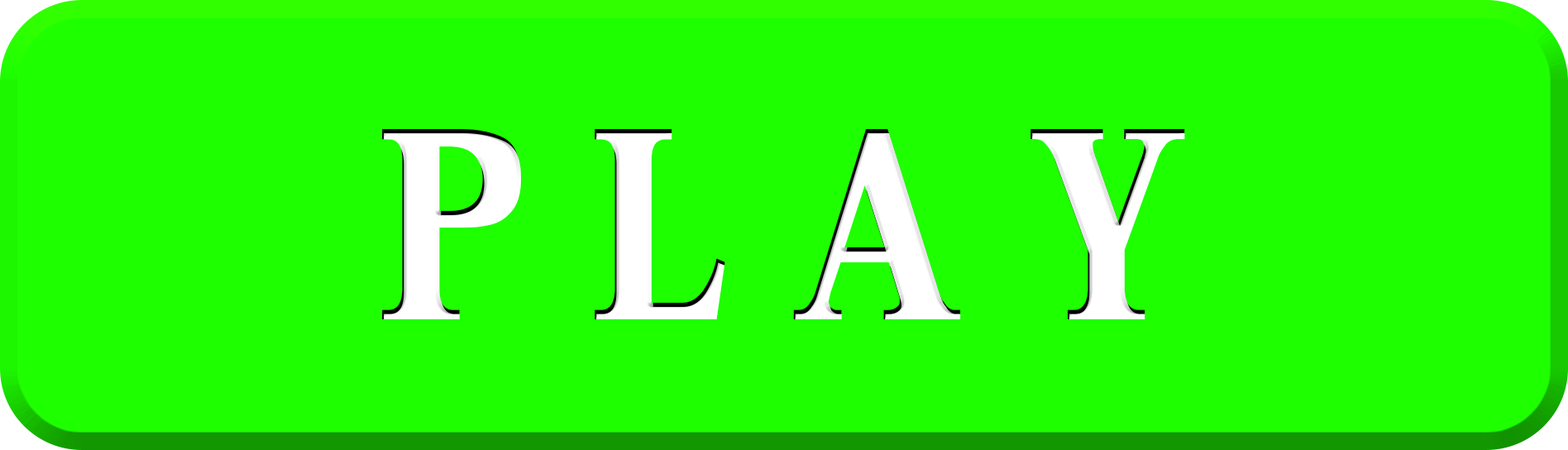
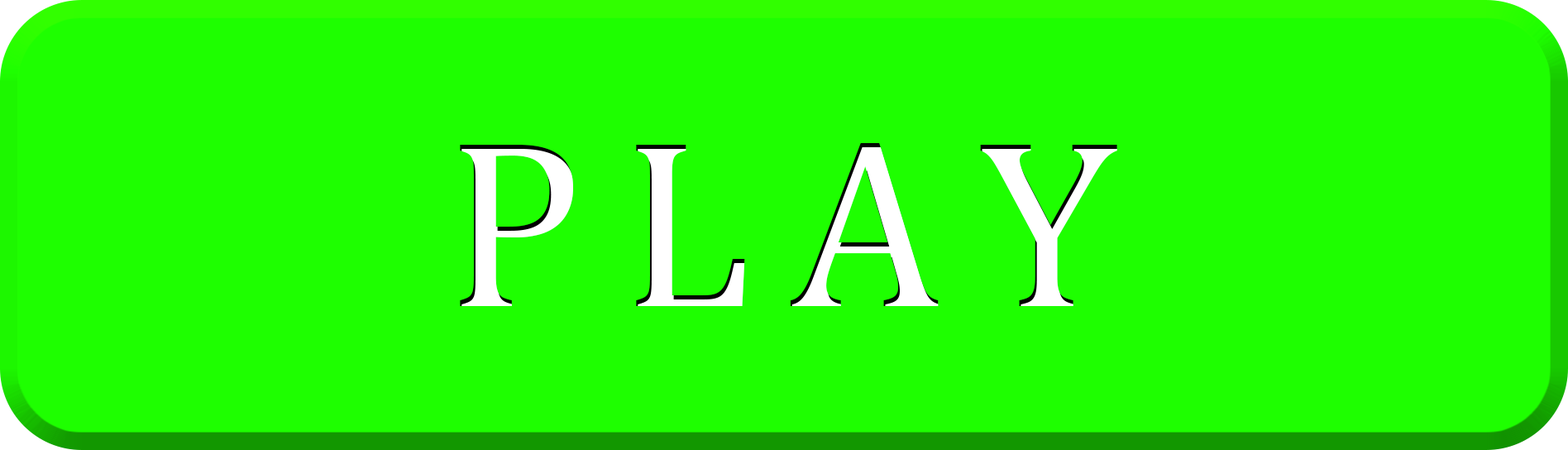
Before/after of a 1568x450 layered artwork. What changed in the layer stack:
painted on "PLAY" over 382, 129, 1186, 320
